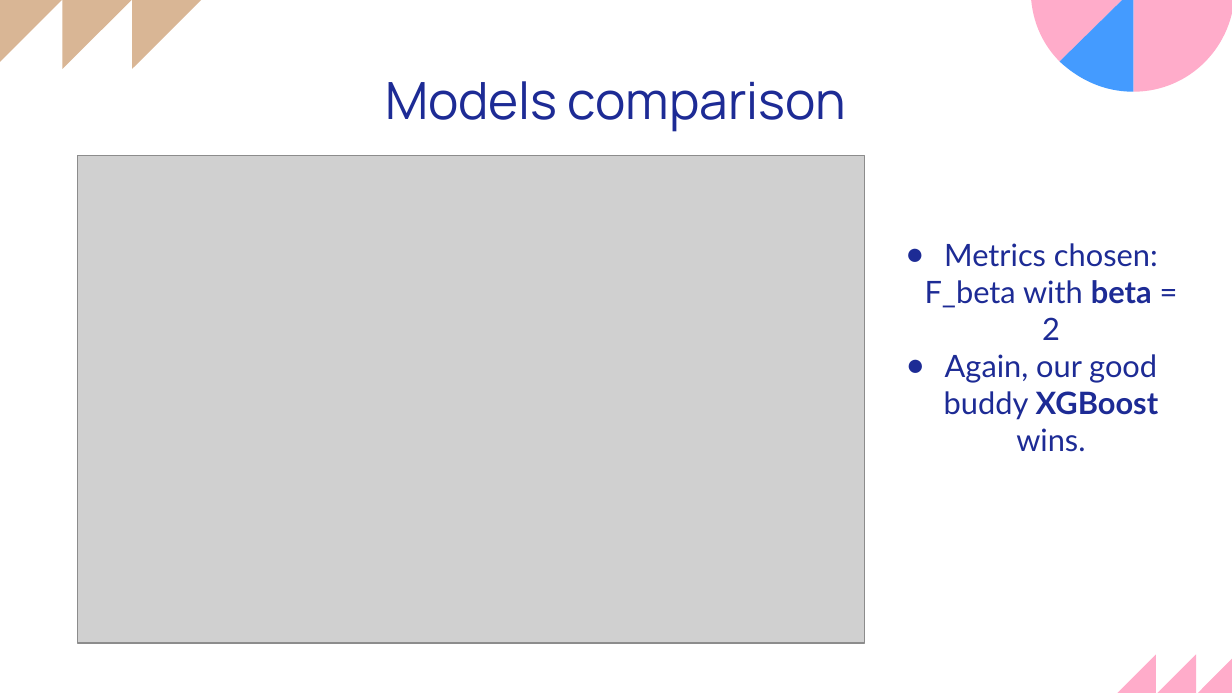
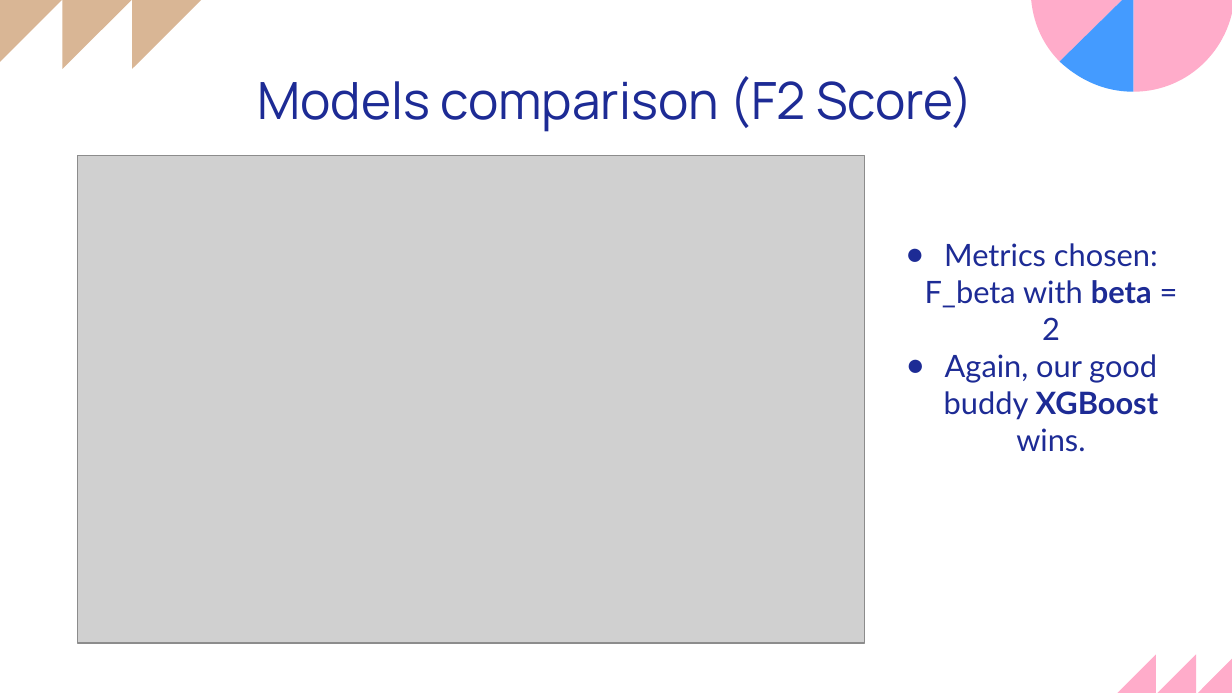
Before and after one commit to luongtruong77/classification-loan-default-risk-detection, a slide deck: slide 19 of Presentation.pptx (slide 8 before the commit). Drawn at 1232x693 pixels with LibreOffice and Linux fonts; fonts in the diff are those of the drawing; grey boxes stand for pictures. Boxes give left, top, right and bottom in pixels: in the first picture for what was removed or moved away, otherwise in the second. Text is boxed around its words. In the diff, an @@ line names an element or a change of style, - is before the commit and + after.

Commit message:
finish the presentation

```diff
--- a/Presentation.pptx
+++ b/Presentation.pptx
@@ title at [258,76,973,132]: text changed @@
-Models comparison
+Models comparison (F2 Score)
```
Also in this commit, not shown: 1 other slide changed, 20 slides added, 2 slides removed, 3 other files.
